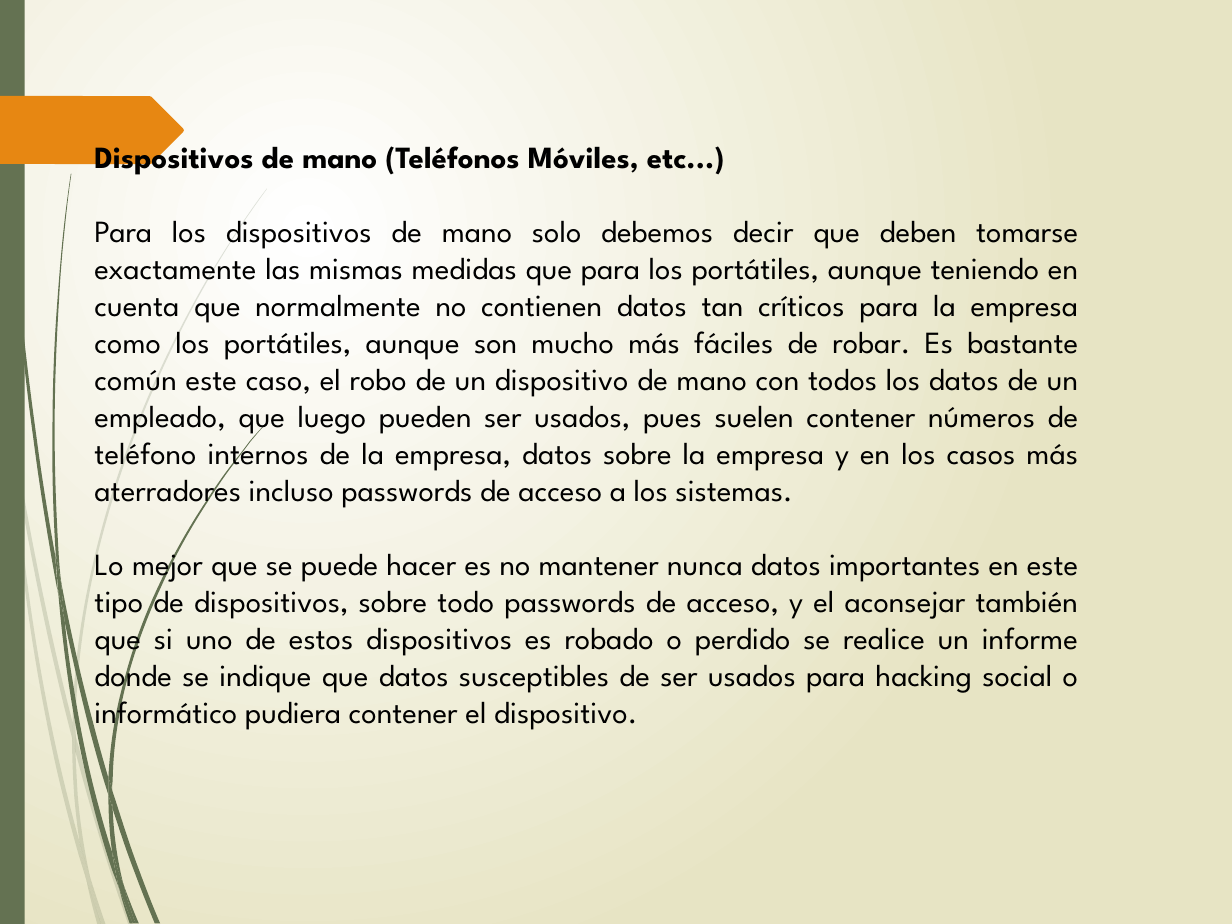
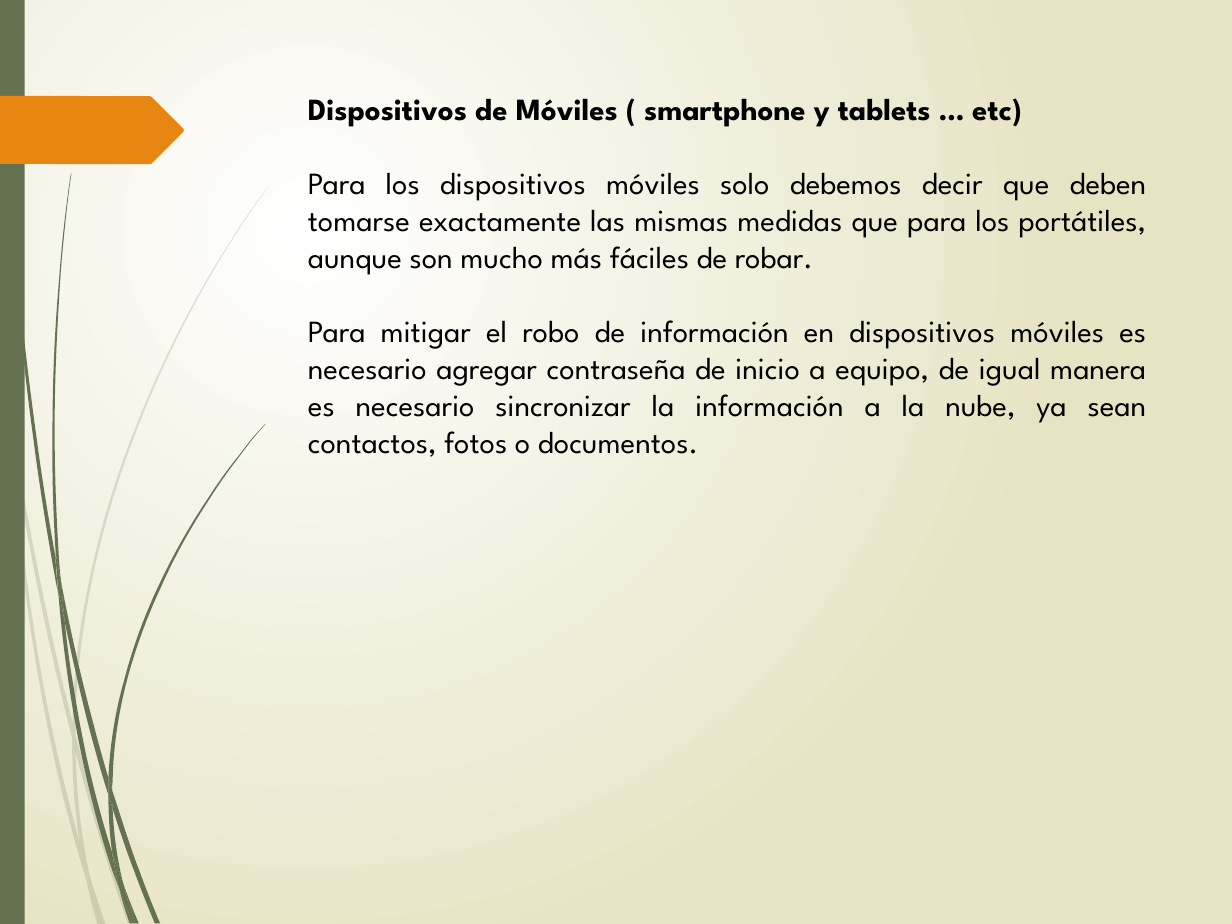
Before and after one commit to YarithzaGalindoAyala/Fase3_ConstruccionOVI, a slide deck: slide 6 of Docu/docu5.pptx. Drawn at 1232x924 pixels with LibreOffice and Linux fonts; fonts in the diff are those of the drawing. Boxes give left, top, right and bottom in pixels: in the first picture for what was removed or moved away, otherwise in the second. Text is boxed around its words. In the diff, an @@ line names an element or a change of style, - is before the commit and + after.

Commit message:
Version8

```diff
--- a/Docu/docu5.pptx
+++ b/Docu/docu5.pptx
@@ text at [308,98,1147,457]: text changed @@
-Dispositivos de mano (Teléfonos Móviles, etc...)
-Para los dispositivos de mano solo debemos decir que deben tomarse exactamente las mismas medidas que para los portátiles, aunque teniendo en cuenta que normalmente no contienen datos tan críticos para la empresa como los portátiles, aunque son mucho más fáciles de robar. Es bastante común este caso, el robo de un dispositivo de mano con todos los datos de un empleado, que luego pueden ser usados, pues suelen contener números de teléfono internos de la empresa, datos sobre la empresa y en los casos más aterradores incluso passwords de acceso a los sistemas.
-Lo mejor que se puede hacer es no mantener nunca datos importantes en este tipo de dispositivos, sobre todo passwords de acceso, y el aconsejar también que si uno de estos dispositivos es robado o perdido se realice un informe donde se indique que datos susceptibles de ser usados para hacking social o informático pudiera contener el dispositivo.
+Dispositivos de Móviles ( smartphone y tablets … etc)
+Para los dispositivos móviles solo debemos decir que deben tomarse exactamente las mismas medidas que para los portátiles, aunque son mucho más fáciles de robar.
+Para mitigar el robo de información en dispositivos móviles es necesario agregar contraseña de inicio a equipo, de igual manera es necesario sincronizar la información a la nube, ya sean contactos, fotos o documentos.
```
Also in this commit, not shown: 4 other slides changed.
